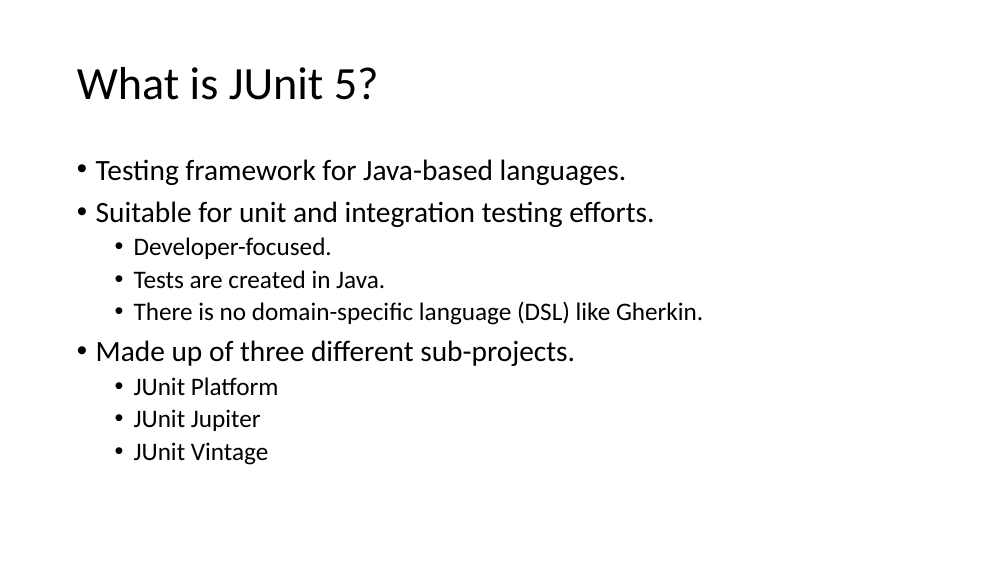
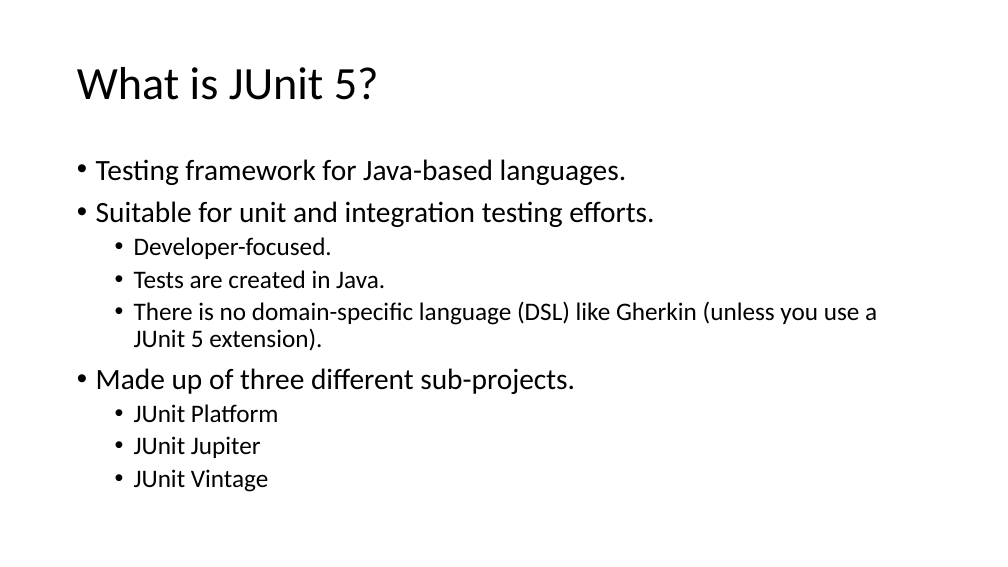
Before and after one commit to cebartling/test-driven, a slide deck: slide 2 of presentations/Introduction to JUnit 5.pptx. Drawn at 1008x567 pixels with LibreOffice and Linux fonts; fonts in the diff are those of the drawing. Boxes give left, top, right and bottom in pixels: in the first picture for what was removed or moved away, otherwise in the second. Text is boxed around its words. In the diff, an @@ line names an element or a change of style, - is before the commit and + after.

Commit message:
Introduction to JUnit 5 presentation updates

```diff
--- a/presentations/Introduction to JUnit 5.pptx
+++ b/presentations/Introduction to JUnit 5.pptx
@@ text at bbox=[134, 301, 877, 351]: text changed @@
-  • There is no domain-specific language (DSL) like Gherkin.
+  • There is no domain-specific language (DSL) like Gherkin (unless you use a JUnit 5 extension).
```
Also in this commit, not shown: 3 other slides changed, 7 slides added.
